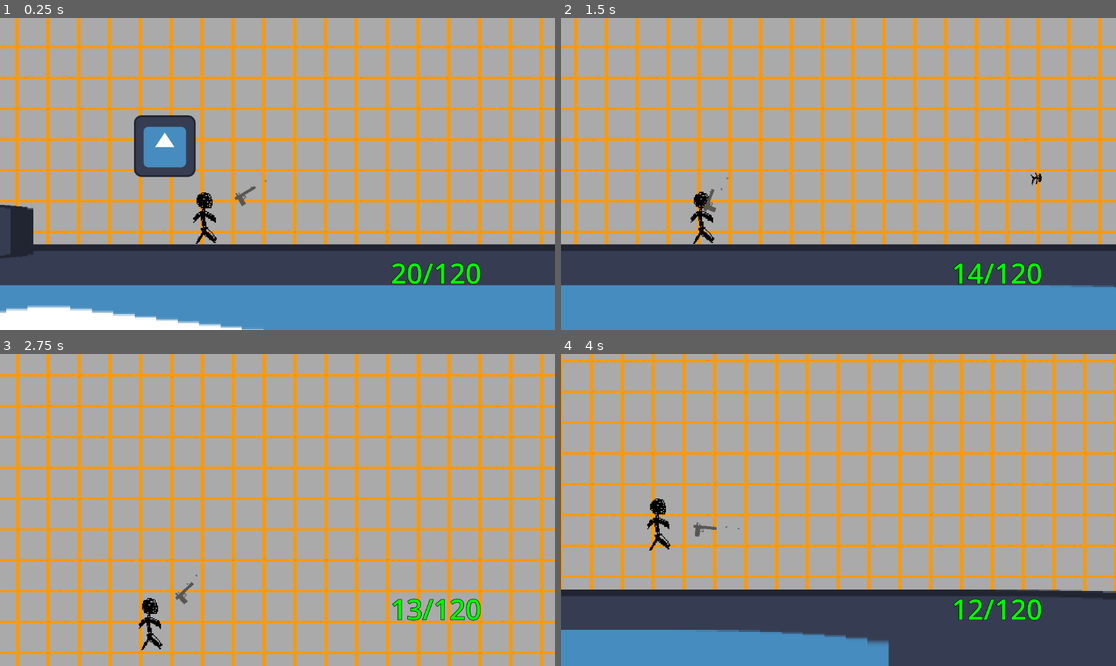
Above: before the commit, frames 1-4 (two rows, left to right).
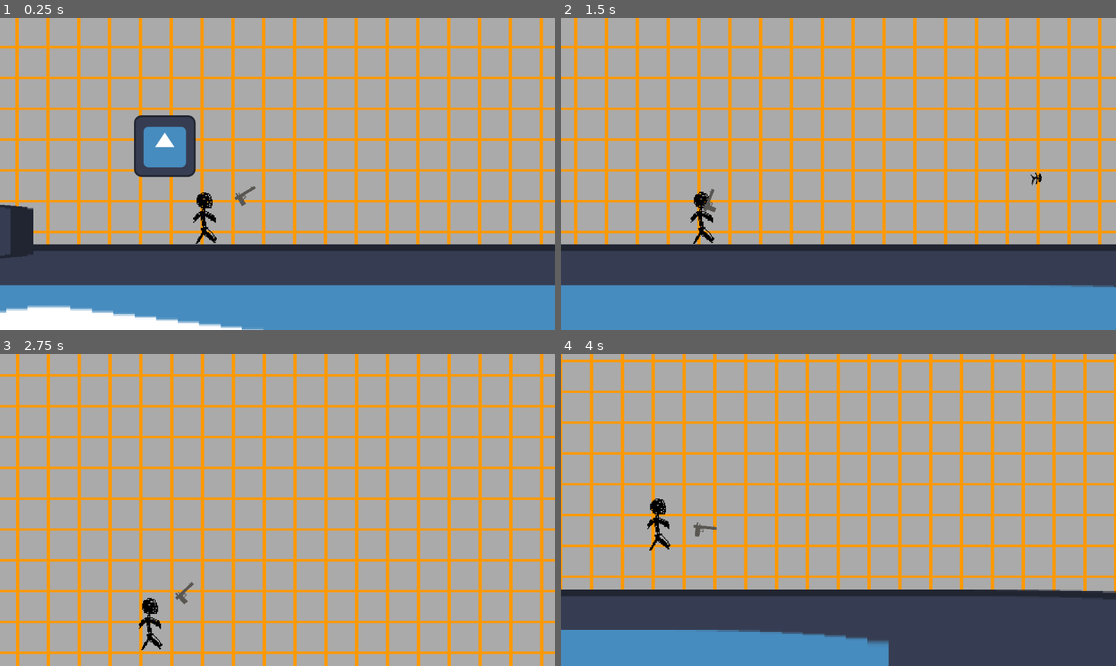
Above: after the commit, the same moments.

Repository: xelaxefensor/Maturitni-prace-Vyvoj-v-hernim-enginu
Game: Godot game, scene res://scenes/test_01.tscn
The game is run twice, just before and just after one commit, with the same random seed, the same clock (stepped at 60 frames per second) and the same inputs. The engine's default icon, where the game draws it, is replaced by a stand-in: a white triangle on a blue panel in a dark square.
Inputs (mouse positions are in pixels of both pictures, inside the frame that each line leads up to):
- Up to frame 1 (0.25 s): no input
- Up to frame 2 (1.5 s): tap Enter at 0.5 s; move the mouse to (960, 158) at 0.52 s; press the mouse at (960, 158) at 0.53 s; hold Right (move_right) from 0.53 s (still down); tap Up (move_up) at 0.77, 0.8, 1.07, 1.35 s; move the mouse to (727, 189) at 1.27 s; release the mouse at (727, 189) at 1.28 s
- Up to frame 3 (2.75 s): tap Up (move_up) at 1.52, 1.82, 2.3 s; click (166, 525) at 1.55 s; move the mouse to (333, 441) at 2.02 s; release Right (move_right) at 2.03 s; hold Left (move_left) from 2.03 s (still down); hold Right mouse button (camera_focus) from 2.03 s (still down)
- Up to frame 4 (4 s): move the mouse to (810, 572) at 2.77 s; release Left (move_left) at 2.78 s; release Right mouse button (camera_focus) at 2.78 s; hold Right (move_right) from 2.78 s (still down); click (810, 572) at 2.85 s; tap Up (move_up) at 3.02, 3.32, 3.77, 3.8 s; move the mouse to (1005, 556) at 3.52 s; hold Shift (move_run) from 3.53 s (still down)

The runs differ from the first frame. In frame 1, 0.6% of the frame differs, in the area x 45-87%, y 51-86%; in frame 2, 0.5%; in frame 3, 0.5%; in frame 4, 0.5%.

Commit message:
dssrfarfsds

Diff:
--- a/Maturitní práce - Hra/scenes/Player.tscn
+++ b/Maturitní práce - Hra/scenes/Player.tscn
@@ -21,11 +21,11 @@
 wait_time = 0.076
 one_shot = true
 
-[node name="upBufferTimer" type="Timer" parent="."]
+[node name="UpBufferTimer" type="Timer" parent="."]
 wait_time = 0.073
 one_shot = true
 
-[node name="coyoteTimer" type="Timer" parent="."]
+[node name="CoyoteTimer" type="Timer" parent="."]
 wait_time = 0.193
 one_shot = true
 
--- a/Maturitní práce - Hra/scenes/player_ui.tscn
+++ b/Maturitní práce - Hra/scenes/ammo_label.tscn
@@ -8,16 +8,7 @@
 outline_size = 4
 outline_color = Color(0, 0, 0, 1)
 
-[node name="Control" type="Control"]
-layout_mode = 3
-anchors_preset = 15
-anchor_right = 1.0
-anchor_bottom = 1.0
-grow_horizontal = 2
-grow_vertical = 2
-
-[node name="AmmoLabel" type="Label" parent="."]
-layout_mode = 1
+[node name="AmmoLabel" type="Label"]
 anchors_preset = 3
 anchor_left = 1.0
 anchor_top = 1.0
--- a/Maturitní práce - Hra/scenes/arm.tscn
+++ /dev/null
@@ -1,3 +0,0 @@
-[gd_scene format=3 uid="uid://ct7g48t5x5t4a"]
-
-[node name="arm" type="Node2D"]
--- a/Maturitní práce - Hra/scenes/player_arm.tscn
+++ b/Maturitní práce - Hra/scenes/player_arm.tscn
@@ -2,9 +2,9 @@
 
 [ext_resource type="Script" path="res://scripts/player_arm.gd" id="1_fth7e"]
 
-[node name="player_arm" type="Node2D"]
+[node name="PlayerArm" type="Node2D"]
 script = ExtResource("1_fth7e")
 
-[node name="arm_base" type="Node2D" parent="."]
+[node name="ArmBase" type="Node2D" parent="."]
 
-[node name="arm_end" type="Node2D" parent="."]
+[node name="ArmEnd" type="Node2D" parent="."]
--- a/Maturitní práce - Hra/scenes/test_01.tscn
+++ b/Maturitní práce - Hra/scenes/test_01.tscn
@@ -7,7 +7,7 @@
 [ext_resource type="PackedScene" uid="uid://dkpputlp2gklf" path="res://scenes/player_arm.tscn" id="4_qsd50"]
 [ext_resource type="Texture2D" uid="uid://bfita84ixpc7e" path="res://sprites/untitled.png" id="5_28eeh"]
 [ext_resource type="PackedScene" uid="uid://cu4gte2qdrwdc" path="res://scenes/player_camera.tscn" id="6_72b7l"]
-[ext_resource type="PackedScene" uid="uid://cj6nb15yb76ka" path="res://scenes/player_ui.tscn" id="7_obedy"]
+[ext_resource type="PackedScene" uid="uid://dinux23ammpq6" path="res://scenes/ammo_label.tscn" id="8_d63sg"]
 
 [sub_resource type="RectangleShape2D" id="RectangleShape2D_swhqi"]
 size = Vector2(1500, 20)
@@ -88,11 +88,14 @@
 z_index = 5
 position = Vector2(-150, -77)
 
-[node name="player_arm" parent="Player" instance=ExtResource("4_qsd50")]
+[node name="player_arm" parent="Player" node_paths=PackedStringArray("itemInHand") instance=ExtResource("4_qsd50")]
+itemInHand = NodePath("Weapon")
 
-[node name="Weapon" parent="Player/player_arm" instance=ExtResource("4_5pdqg")]
+[node name="Weapon" parent="Player/player_arm" node_paths=PackedStringArray("target") instance=ExtResource("4_5pdqg")]
 position = Vector2(-0.999985, -106)
 scale = Vector2(0.75, 0.75)
+ammoSize = 9999999
+target = NodePath("../..")
 
 [node name="TextureRect" type="TextureRect" parent="."]
 z_as_relative = false
@@ -103,12 +106,21 @@
 texture = ExtResource("5_28eeh")
 stretch_mode = 1
 
-[node name="Camera2D" parent="." instance=ExtResource("6_72b7l")]
+[node name="Camera2D" parent="." node_paths=PackedStringArray("target") instance=ExtResource("6_72b7l")]
+target = NodePath("../Player")
 
 [node name="UI" type="CanvasLayer" parent="."]
 
-[node name="Control" parent="UI" instance=ExtResource("7_obedy")]
-offset_left = -150.0
-offset_top = -77.0
-offset_right = -150.0
-offset_bottom = -77.0
+[node name="Control" type="Control" parent="UI"]
+layout_mode = 3
+anchors_preset = 0
+offset_right = 1920.0
+offset_bottom = 1080.0
+
+[node name="AmmoLabel" parent="UI/Control" node_paths=PackedStringArray("weapon") instance=ExtResource("8_d63sg")]
+layout_mode = 1
+offset_left = -269.0
+offset_top = -130.0
+offset_right = -81.0
+offset_bottom = -48.0
+weapon = NodePath("../../../Player/player_arm/Weapon")
--- a/Maturitní práce - Hra/scenes/weapon_1.tscn
+++ b/Maturitní práce - Hra/scenes/weapon_1.tscn
@@ -1,9 +1,8 @@
-[gd_scene load_steps=5 format=3 uid="uid://cks1e88uoy31b"]
+[gd_scene load_steps=4 format=3 uid="uid://cks1e88uoy31b"]
 
 [ext_resource type="Script" path="res://scripts/weapon.gd" id="1_dvnar"]
 [ext_resource type="Texture2D" uid="uid://c7q88s7ri1qyc" path="res://sprites/gun.png" id="1_joju6"]
 [ext_resource type="Script" path="res://addons/smoothing/smoothing_2d.gd" id="4_iinw4"]
-[ext_resource type="Texture2D" uid="uid://dje3oj7pugdh7" path="res://sprites/icon.svg" id="4_qn3g2"]
 
 [node name="Weapon" type="Node2D"]
 script = ExtResource("1_dvnar")
@@ -24,18 +23,9 @@
 one_shot = true
 
 [node name="FireRateTimer" type="Timer" parent="."]
-wait_time = 0.104
+wait_time = 0.001
 one_shot = true
 autostart = true
-
-[node name="Icon" type="Sprite2D" parent="."]
-scale = Vector2(0.03125, 0.03125)
-texture = ExtResource("4_qn3g2")
-
-[node name="Icon2" type="Sprite2D" parent="."]
-position = Vector2(34, 0)
-scale = Vector2(0.0332031, 0.0332031)
-texture = ExtResource("4_qn3g2")
 
 [connection signal="ammoChanged" from="." to="." method="_on_ammo_changed"]
 [connection signal="timeout" from="ReloadTimer" to="." method="_on_reload_timer_timeout"]
--- a/Maturitní práce - Hra/scripts/ammo_label.gd
+++ b/Maturitní práce - Hra/scripts/ammo_label.gd
@@ -1,12 +1,11 @@
 extends Label
 
 
-var weapon
+@export var weapon:Node2D
 # Called when the node enters the scene tree for the first time.
 func _ready():
-	weapon = get_node("/root/Node2D/Player/player_arm/Weapon")
 	weapon.ammoChanged.connect(_on_ammo_changed)
-
+	_on_ammo_changed(weapon.magCount,weapon.ammoCount)
 
 # Called every frame. 'delta' is the elapsed time since the previous frame.
 func _process(delta):
--- a/Maturitní práce - Hra/scripts/bullet.gd
+++ b/Maturitní práce - Hra/scripts/bullet.gd
@@ -13,7 +13,7 @@
 	pass
 
 func innitialize(position, startForce, rotation):
-	self.position=position
+	self.position = position
 	self.startForce = startForce
 	self.rotation = rotation
 
--- a/Maturitní práce - Hra/scripts/player.gd
+++ b/Maturitní práce - Hra/scripts/player.gd
@@ -1,16 +1,19 @@
 extends CharacterBody2D
 
 
-var speed = 6000.0
-var jump_velocity = 10000.0
+@export var speed:float = 6000.0
+@export var jumpVelocity:float = 10000.0
 
-var groundDrag = 10.0
-var airDrag = 4.0
-var gravDrag = 1.0
+@export var groundDrag:float = 10.0
+@export var airDrag:float = 4.0
+@export var gravDrag:float = 1.0
 
 var jumpingTimer
+@export var jumpingTime:float = 0.076
 var upBufferTimer
+@export var upBufferTime:float = 0.073
 var coyoteTimer
+@export var coyoteTime:float = 0.193
 
 var jumping = false
 
@@ -19,8 +22,12 @@
 
 func _ready():
 	jumpingTimer = self.get_node("JumpingTimer")
-	upBufferTimer = self.get_node("upBufferTimer")
-	coyoteTimer = self.get_node("coyoteTimer")
+	upBufferTimer = self.get_node("UpBufferTimer")
+	coyoteTimer = self.get_node("CoyoteTimer")
+
+	jumpingTimer.set_wait_time(jumpingTime)
+	upBufferTimer.set_wait_time(upBufferTime)
+	coyoteTimer.set_wait_time(coyoteTime)
 
 func _physics_process(delta):
 	if not is_on_floor():
@@ -46,7 +53,7 @@
 			jumping = false
 
 		if jumpingTimer.get_time_left() != 0 and Input.is_action_pressed("move_up"):
-			velocity.y -= jump_velocity * delta
+			velocity.y -= jumpVelocity * delta
 		else:
 			jumping = false
 
--- a/Maturitní práce - Hra/scripts/player_arm.gd
+++ b/Maturitní práce - Hra/scripts/player_arm.gd
@@ -2,14 +2,13 @@
 
 var armBase
 var armEnd
-var itemInHand
-var armLenght =	120.0
+@export var itemInHand:Node2D
+@export var armLenght:float = 120.0
 
 # Called when the node enters the scene tree for the first time.
 func _ready():
-	armBase = get_node("arm_base")
-	armEnd = get_node("arm_end")
-	itemInHand = get_node("Weapon")
+	armBase = get_node("ArmBase")
+	armEnd = get_node("ArmEnd")
 
 
 # Called every frame. 'delta' is the elapsed time since the previous frame.
--- a/Maturitní práce - Hra/scripts/player_camera.gd
+++ b/Maturitní práce - Hra/scripts/player_camera.gd
@@ -1,19 +1,22 @@
 extends Camera2D
 
-var maxZoomOut = Vector2(500,300)
-var target
-var lookAhead = Vector2(0.8,0.3)
-var speed = 5
+@export var maxZoomOut:Vector2 = Vector2(500,300)
+@export var target:Node2D
+@export var lookAhead:Vector2 = Vector2(0.8,0.3)
+@export var speed:float = 5
 
 var placeHolder
-var border = Vector2(100,150)
+@export var border:Vector2 = Vector2(100,150)
+
+@export var resetTime:float = 2.0
 
 var resetTimer
 # Called when the node enters the scene tree for the first time.
 func _ready():
-	target = self.get_node("../Player")
 	resetTimer = get_node("ResetTimer")
 	placeHolder = target.global_position
+
+	resetTimer.set_wait_time(resetTime)
 
 # Called every frame. 'delta' is the elapsed time since the previous frame.
 func _process(delta):
--- a/Maturitní práce - Hra/scripts/weapon.gd
+++ b/Maturitní práce - Hra/scripts/weapon.gd
@@ -1,7 +1,7 @@
 extends Node2D
 
-var magSize = 20
-var ammoSize = 120
+@export var magSize:int = 20
+@export var ammoSize:int = 120
 var magCount
 var ammoCount
 
@@ -11,10 +11,13 @@
 
 var fireRateZero
 
-var bulletForce = 3000
+@export var fireRateTime:float = 0.104
+@export var reloadTime:float = 1.0
+
+@export var bulletForce:float = 3000
 var reloading = false
 
-var target
+@export var target:Node2D
 
 signal ammoChanged(currentMagCount,currentAmmoCount)
 
@@ -27,7 +30,8 @@
 	reloadTimer = get_node("ReloadTimer")
 	fireRateTimer = get_node("FireRateTimer")
 
-	target = get_node("/root/Node2D/Player")
+	reloadTimer.set_wait_time(reloadTime)
+	fireRateTimer.set_wait_time(fireRateTime)
 
 
 # Called every frame. 'delta' is the elapsed time since the previous frame.
@@ -41,7 +45,6 @@
 
 		fireRateZero = false
 		fireRateTimer.start()
-	print(target.position)
 
 	var screenCords = target.get_global_transform_with_canvas().get_origin()
 	rotation=(screenCords.angle_to_point(get_viewport().get_mouse_position()))
Not shown: 2 places in Maturitní práce - Hra/scenes/ammo_label.tscn that only renumber resources
